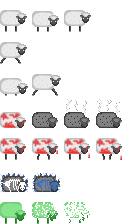
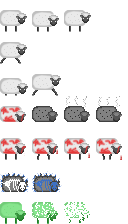
Two versions of the same layered image (128×224). Layer-by-layer changes:
removed group "burnt 3" (6 layers) over [96, 99, 122, 128]
renamed "Layer 10 copy 2" to "burnt 3", showed it, moved it out of group "burnt 3", painted on it over [96, 96, 122, 128]
removed layer "greysmoke copy" (was 70%) from group "burnt 3" over [97, 100, 120, 112]
removed layer "smoke copy" (was 71%) from group "burnt 3" over [98, 99, 118, 113]
removed layer "Layer 2" (8th of 14, in "burnt 3") from group "burnt 3" over [97, 113, 122, 128]
removed layer "Rounded Rectangle 1" (8th of 17, in "burnt 3") from group "burnt 3" over [96, 112, 118, 128]
removed group "burnt2" (6 layers) over [64, 99, 90, 128]
renamed "Layer 10 copy 2" to "burnt2", showed it, moved it out of group "burnt2", painted on it over [64, 96, 90, 128]
removed layer "greysmoke" (was 70%) from group "burnt2" over [66, 100, 87, 111]
removed layer "smoke" (was 71%) from group "burnt2" over [66, 99, 86, 113]
removed layer "Layer 2" (9th of 14, in "burnt2") from group "burnt2" over [65, 113, 90, 128]
removed layer "Rounded Rectangle 1" (9th of 17, in "burnt2") from group "burnt2" over [64, 112, 86, 128]
removed group "burnt" (4 layers) over [32, 112, 58, 128]
renamed "Layer 10 copy 2" to "burnt", showed it, moved it out of group "burnt", painted on it over [32, 106, 58, 128]
removed layer "Layer 2" (10th of 14, in "burnt") from group "burnt" over [33, 113, 58, 128]
removed layer "Rounded Rectangle 1" (10th of 17, in "burnt") from group "burnt" over [32, 112, 54, 128]
removed group "dead" (4 layers) over [0, 112, 26, 128]
renamed "Layer 10 copy 2" to "dead", moved it out of group "dead", painted on it over [0, 106, 26, 128]
removed layer "Layer 2" (11th of 14, in "dead") from group "dead" over [15, 117, 26, 128]
removed layer "Rounded Rectangle 1" (11th of 17, in "dead") from group "dead" over [0, 112, 22, 128]
